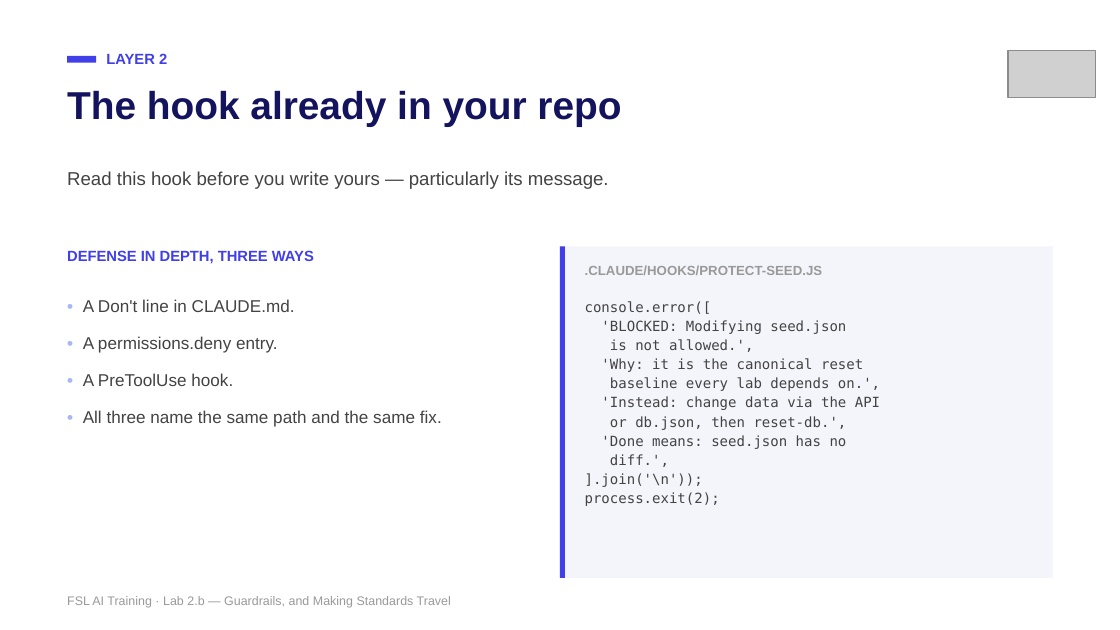
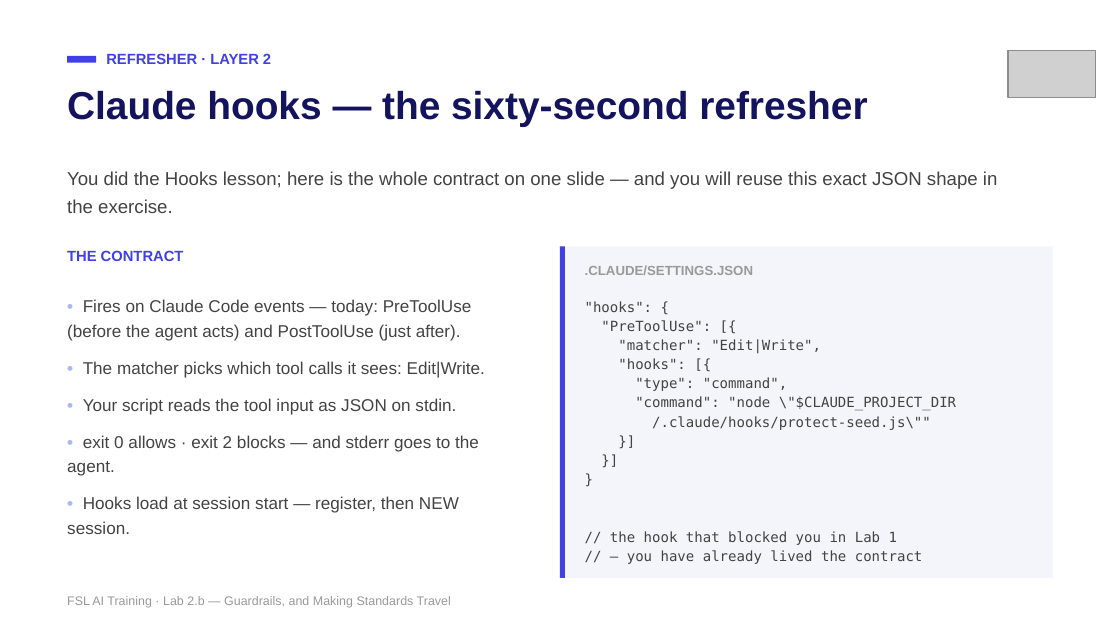
Before and after one commit to mike-tajmajer-fullstacklabs/fsl-taskboard-lab, a slide deck: slide 10 of docs/instructor/lab-2b-guardrails.pptx (slide 7 before the commit). Drawn at 1120x630 pixels with LibreOffice and Linux fonts; fonts in the diff are those of the drawing; grey boxes stand for pictures. Boxes give left, top, right and bottom in pixels: in the first picture for what was removed or moved away, otherwise in the second. Text is boxed around its words. In the diff, an @@ line names an element or a change of style, - is before the commit and + after.

```diff
--- a/docs/instructor/lab-2b-guardrails.pptx
+++ b/docs/instructor/lab-2b-guardrails.pptx
@@ text at (106,53,271,64): text changed @@
-LAYER 2
+REFRESHER · LAYER 2
@@ text at (67,90,867,126): text changed @@
-The hook already in your repo
+Claude hooks — the sixty-second refresher
@@ text at (67,171,998,213): text changed @@
-Read this hook before you write yours — particularly its message.
+You did the Hooks lesson; here is the whole contract on one slide — and you will reuse this exact JSON shape in the exercise.
@@ text at (67,250,184,261): text changed @@
-DEFENSE IN DEPTH, THREE WAYS
+THE CONTRACT
@@ text at (585,265,753,275): text changed @@
-.CLAUDE/HOOKS/PROTECT-SEED.JS
+.CLAUDE/SETTINGS.JSON
@@ text at (67,299,485,534): text changed @@
-• A Don't line in CLAUDE.md.
-• A permissions.deny entry.
-• A PreToolUse hook.
-• All three name the same path and the same fix.
+• Fires on Claude Code events — today: PreToolUse (before the agent acts) and PostToolUse (just after).
+• The matcher picks which tool calls it sees: Edit|Write.
+• Your script reads the tool input as JSON on stdin.
+• exit 0 allows · exit 2 blocks — and stderr goes to the agent.
+• Hooks load at session start — register, then NEW session.
@@ text at (585,301,956,564): text changed @@
-console.error([
-'BLOCKED: Modifying seed.json
-is not allowed.',
-'Why: it is the canonical reset
-baseline every lab depends on.',
-'Instead: change data via the API
-or db.json, then reset-db.',
-'Done means: seed.json has no
-diff.',
-].join('\n'));
-process.exit(2);
+"hooks": {
+"PreToolUse": [{
+"matcher": "Edit|Write",
+"hooks": [{
+"type": "command",
+"command": "node \"$CLAUDE_PROJECT_DIR
+/.claude/hooks/protect-seed.js\""
+}]
+}]
+}
+// the hook that blocked you in Lab 1
+// — you have already lived the contract
```
Also in this commit, not shown: 16 other slides changed, 7 slides added, 6 slides removed, 25 other files.
